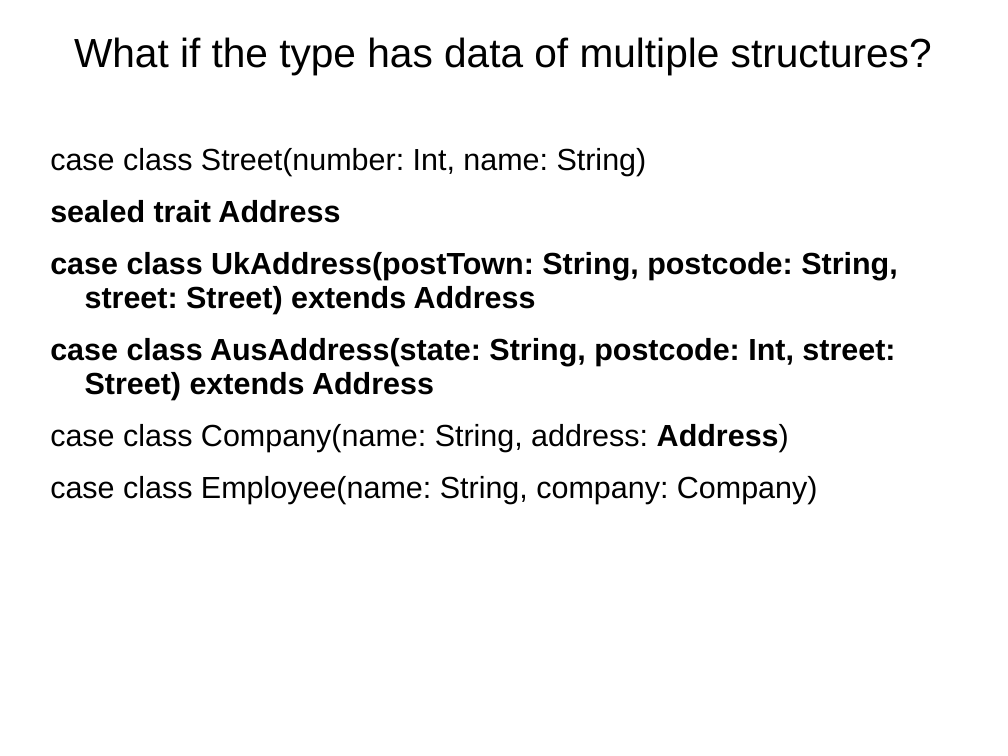
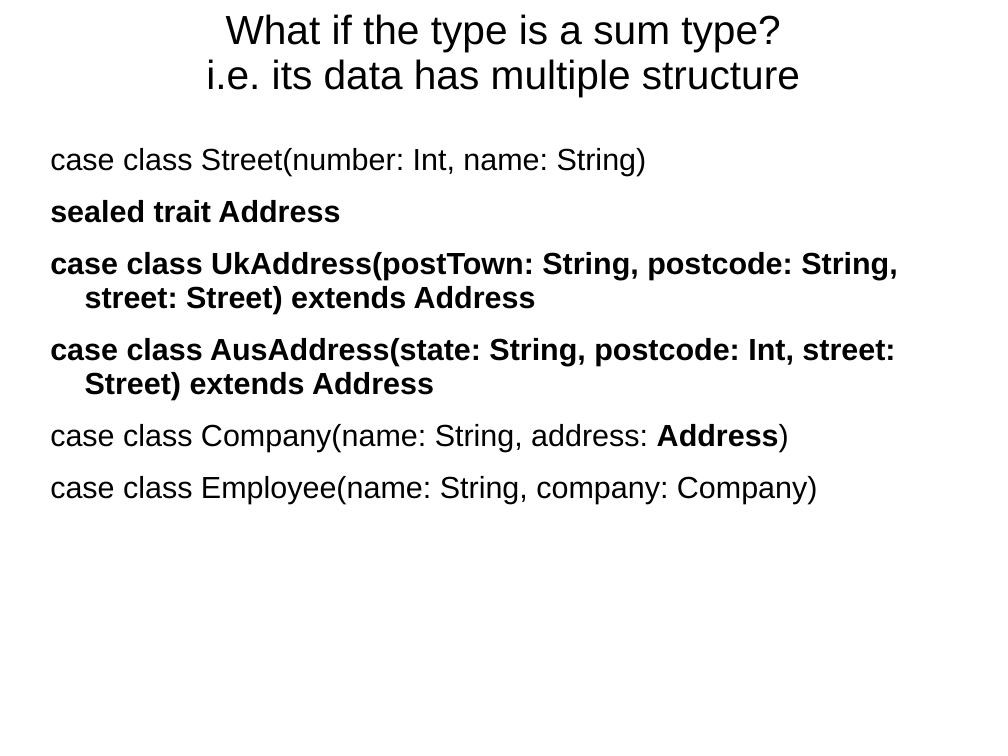
Before and after one commit to amywong-monster/Presentations, a slide deck: slide 10 of 2021-08-05-Update-immutable-data.ppt. Drawn at 1008x756 pixels with LibreOffice and Linux fonts; fonts in the diff are those of the drawing. Boxes give left, top, right and bottom in pixels: in the first picture for what was removed or moved away, otherwise in the second. Text is boxed around its words. In the diff, an @@ line names an element or a change of style, - is before the commit and + after.

```diff
--- a/2021-08-05-Update-immutable-data.ppt
+++ b/2021-08-05-Update-immutable-data.ppt
@@ title at (206,14,800,97): text changed @@
-What if the type has data of multiple structures?
+What if the type is a sum type?
+i.e. its data has multiple structure
```
Also in this commit, not shown: 2 other slides changed, 5 slides added.
